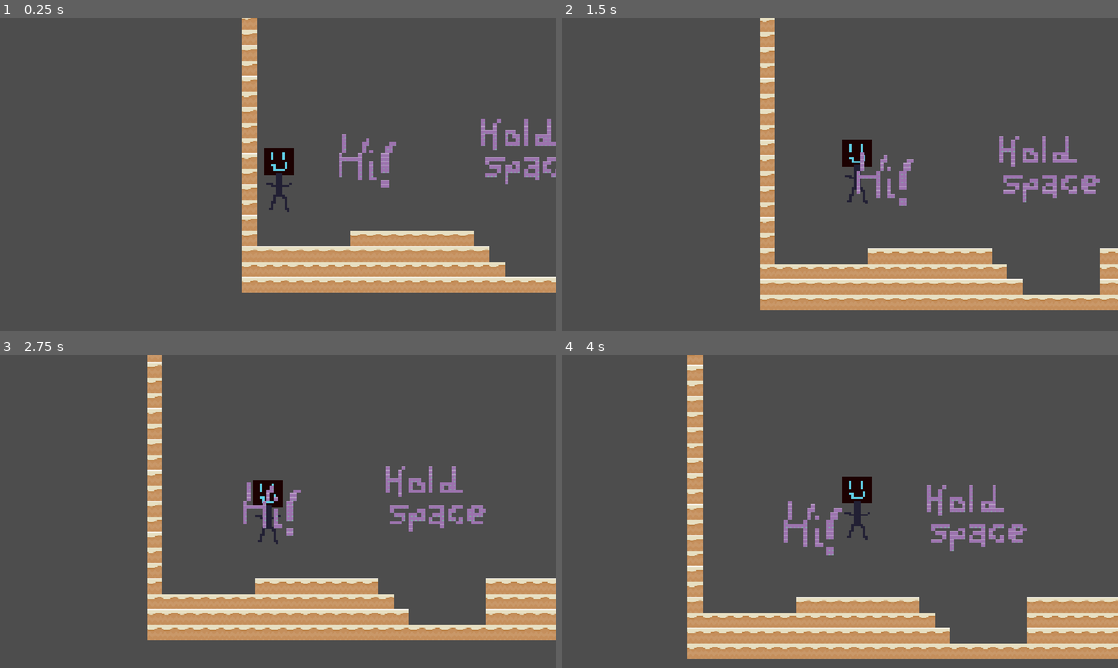
Above: before the commit, frames 1-4 (two rows, left to right).
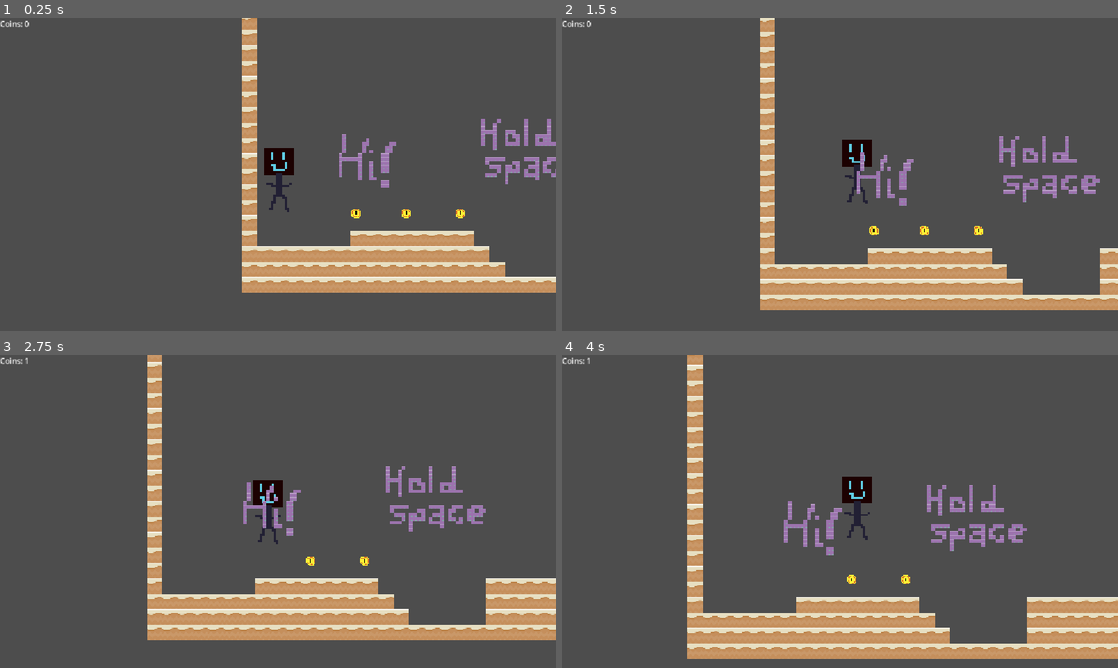
Above: after the commit, the same moments.

Repository: Reprogram2911/BouncyCastle
Game: Godot game, scene res://main.tscn
Two runs of this game, one before a commit and one after it. Both use one fixed random seed, a clock stepped at 60 frames per second and the inputs below.
Inputs:
- Up to frame 1 (0.25 s): no input
- Up to frame 2 (1.5 s): tap Enter (ui_accept) at 0.5, 0.77 s; hold Right (ui_right) from 0.53 s (still down)
- Up to frame 3 (2.75 s): tap Enter (ui_accept) at 1.52 s; release Right (ui_right) at 2.03 s; hold Left (ui_left) from 2.03 s (still down)
- Up to frame 4 (4 s): release Left (ui_left) at 2.78 s; hold Right (ui_right) from 2.78 s (still down); tap Enter (ui_accept) at 3.02, 3.77 s

The runs differ from the first frame. In frame 1, 0.2% of the frame differs, in the area x 0-84%, y 0-64%; in frame 2, 0.2%, in the area x 0-76%, y 0-70%; in frame 3, 0.1%; in frame 4, 0.1%.

Commit message:
stuff 2

Diff:
--- /dev/null
+++ b/coin.gd
@@ -0,0 +1,12 @@
+class_name Coin
+extends Area2D
+
+
+func _ready() -> void:
+	body_entered.connect(_on_body_entered)
+
+
+func _on_body_entered(body: Node2D) -> void:
+	if body is CharacterBody2D:
+		CoinCounter.add()
+		queue_free()
--- /dev/null
+++ b/coin.tscn
@@ -0,0 +1,19 @@
+[gd_scene format=3 uid="uid://bsjdb4mut10gy"]
+
+[ext_resource type="Script" uid="uid://b44a8uf7qqmjf" path="res://coin.gd" id="1_0t63x"]
+[ext_resource type="Texture2D" uid="uid://kplkegtmsu0j" path="res://coin.png" id="1_d5gmh"]
+
+[sub_resource type="CircleShape2D" id="CircleShape2D_u2y71"]
+radius = 22.36068
+
+[node name="Area2D" type="Area2D" unique_id=955547819]
+script = ExtResource("1_0t63x")
+
+[node name="Sprite2D" type="Sprite2D" parent="." unique_id=138615144]
+texture_filter = 1
+position = Vector2(0, 5.684342e-14)
+scale = Vector2(2.375, 2.3125)
+texture = ExtResource("1_d5gmh")
+
+[node name="CollisionShape2D" type="CollisionShape2D" parent="." unique_id=854802068]
+shape = SubResource("CircleShape2D_u2y71")
--- /dev/null
+++ b/coin_counter.gd
@@ -0,0 +1,15 @@
+extends Node
+
+signal changed(count: int)
+
+var count := 0
+
+
+func add() -> void:
+	count += 1
+	changed.emit(count)
+
+
+func reset() -> void:
+	count = 0
+	changed.emit(count)
--- /dev/null
+++ b/coin_label.gd
@@ -0,0 +1,10 @@
+extends Label
+
+
+func _ready() -> void:
+	CoinCounter.changed.connect(_on_changed)
+	CoinCounter.reset()
+
+
+func _on_changed(count: int) -> void:
+	text = "Coins: %d" % count
--- a/main.tscn
+++ b/main.tscn
@@ -6,6 +6,8 @@
 [ext_resource type="Texture2D" uid="uid://cnr6lokqw5721" path="res://stoneMid.png" id="4_1bvp3"]
 [ext_resource type="PackedScene" uid="uid://dgoyjypo44e3f" path="res://spike.tscn" id="5_7mycd"]
 [ext_resource type="Script" uid="uid://hw72j2tvkbee" path="res://kill_zone.gd" id="5_lquwl"]
+[ext_resource type="PackedScene" uid="uid://bsjdb4mut10gy" path="res://coin.tscn" id="6_5vw27"]
+[ext_resource type="Script" uid="uid://brdgvmny5vhea" path="res://coin_label.gd" id="7_272bh"]
 
 [sub_resource type="RectangleShape2D" id="RectangleShape2D_u2y71"]
 size = Vector2(123, 263)
@@ -66,6 +68,7 @@
 
 [sub_resource type="TileSetScenesCollectionSource" id="TileSetScenesCollectionSource_272bh"]
 scenes/1/scene = ExtResource("5_7mycd")
+scenes/2/scene = ExtResource("6_5vw27")
 
 [sub_resource type="TileSet" id="TileSet_wnspn"]
 physics_layer_0/collision_layer = 1
@@ -100,7 +103,7 @@
 
 [node name="TileMapLayer" type="TileMapLayer" parent="." unique_id=1222901582]
 position = Vector2(1, 1)
-tile_map_data = PackedByteArray("AAALACgAAAAAAAAAAAALACkAAAA …(67408 unchanged characters)… DAAEAAADeAN7/AAADAAIAAADeAN//AAADAAMAAAA=")
+tile_map_data = PackedByteArray("AAALACgAAAAAAAAAAAALACkAAAA …(67408 unchanged characters)… DAAEAAADeAN7/AAADAAIAAADeAN//AAADAAMAAAAkAB8AAwAAAAAAAgAxAB8AAwAAAAAAAgA/AB8AAwAAAAAAAgA=")
 tile_set = SubResource("TileSet_wnspn")
 
 [node name="kill area" type="Area2D" parent="." unique_id=617767290]
@@ -113,3 +116,10 @@
 [node name="CollisionShape2D2" type="CollisionShape2D" parent="kill area" unique_id=639965192]
 position = Vector2(8438, -3295)
 shape = SubResource("RectangleShape2D_abbyf")
+
+[node name="CanvasLayer" type="CanvasLayer" parent="." unique_id=666366336]
+
+[node name="Label" type="Label" parent="CanvasLayer" unique_id=1598948330]
+offset_right = 40.0
+offset_bottom = 23.0
+script = ExtResource("7_272bh")
--- a/project.godot
+++ b/project.godot
@@ -15,6 +15,10 @@
 config/features=PackedStringArray("4.7", "GL Compatibility")
 config/icon="res://icon.svg"
 
+[autoload]
+
+CoinCounter="*uid://c0v2p4dx1y5s"
+
 [display]
 
 window/stretch/mode="canvas_items"
--- a/spike.tscn
+++ b/spike.tscn
@@ -4,14 +4,15 @@
 [ext_resource type="Texture2D" uid="uid://bxb7m3lxdn2ma" path="res://spike.png" id="2_tggh8"]
 
 [sub_resource type="RectangleShape2D" id="RectangleShape2D_u2y71"]
-size = Vector2(66, 56)
+size = Vector2(66, 58)
 
 [node name="Spike" type="Area2D" unique_id=201491896]
 script = ExtResource("1_7k7bx")
 
 [node name="Sprite2D" type="Sprite2D" parent="." unique_id=879240246]
+texture_filter = 1
 texture = ExtResource("2_tggh8")
 
 [node name="CollisionShape2D" type="CollisionShape2D" parent="." unique_id=731109501]
-position = Vector2(0, -3)
+position = Vector2(0, -4)
 shape = SubResource("RectangleShape2D_u2y71")
Binary file added: 111-1114007_mario-clipart-coin-super-mario-coins.webp
Not shown, added: 111-1114007_mario-clipart-coin-super-mario-coins.webp.import
Not shown, added: coin.gd.uid
Binary file added: coin.png
Not shown, added: coin.png.import
Not shown, added: coin_counter.gd.uid
Not shown, added: coin_label.gd.uid
